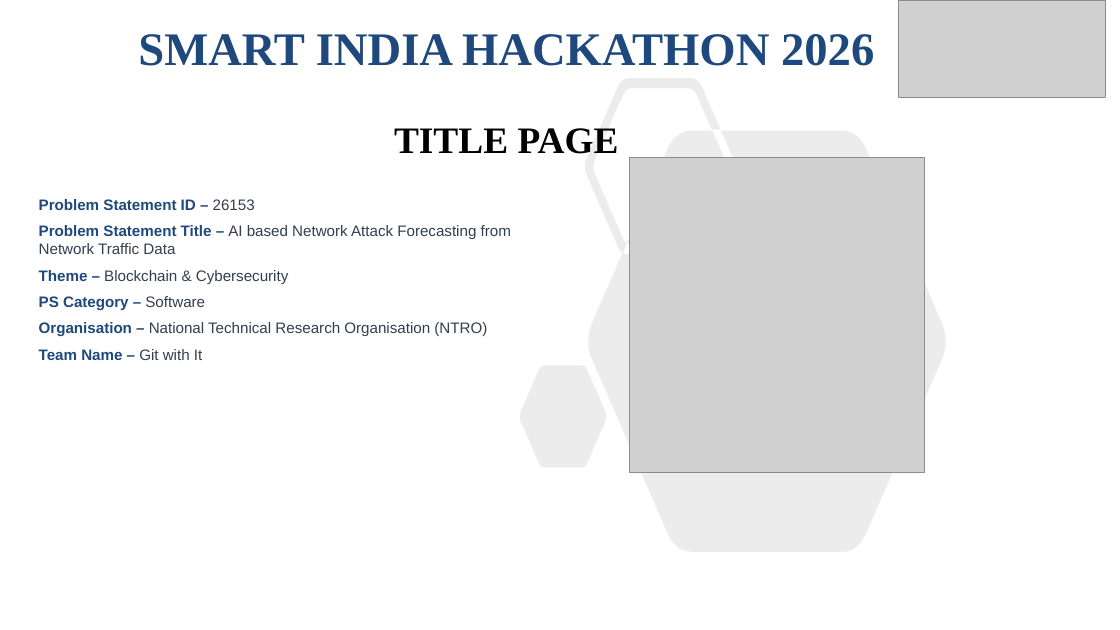
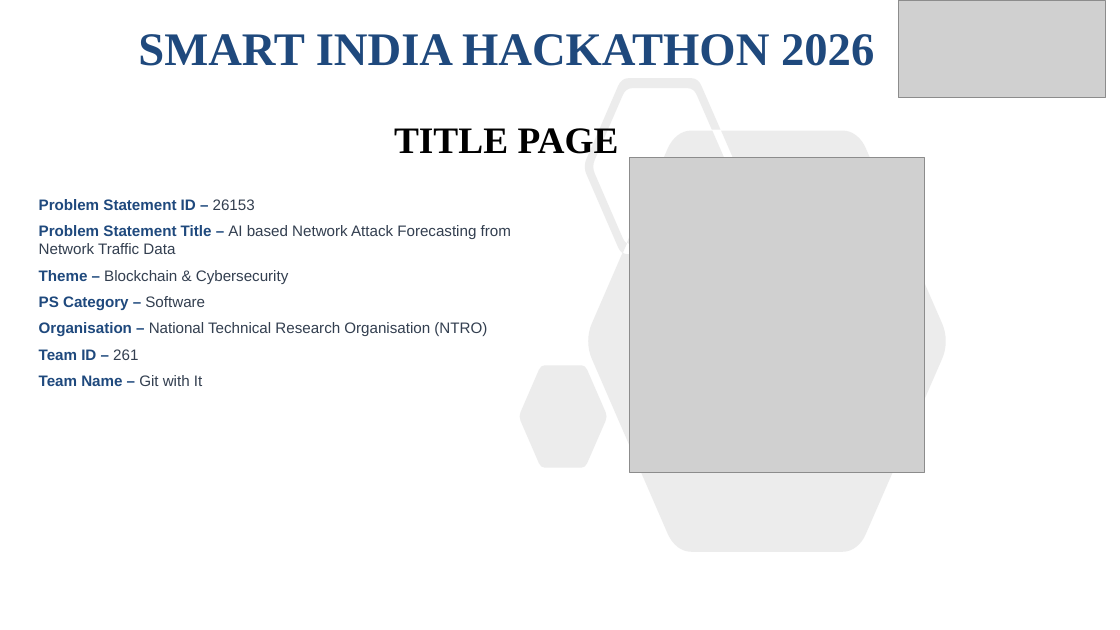
Before and after one commit to HowSuyash/AttackForecast, a slide deck: slide 1 of SIH2026_PS26153_Presentation.pptx. Drawn at 1120x630 pixels with LibreOffice and Linux fonts; fonts in the diff are those of the drawing; grey boxes stand for pictures. Boxes give left, top, right and bottom in pixels: in the first picture for what was removed or moved away, otherwise in the second. Text is boxed around its words. In the diff, an @@ line names an element or a change of style, - is before the commit and + after.

Commit message:
Put team ID 261 on the title slide
Assigned today, so it becomes the default rather than a flag someone has
to remember on the morning of the presentation. Bounds, text fit and
caption overlap all still clean with the extra line on slide 1.

```diff
--- a/SIH2026_PS26153_Presentation.pptx
+++ b/SIH2026_PS26153_Presentation.pptx
@@ text at [39, 349, 138, 360]: paragraph added @@
+Team ID – 261
```
Also in this commit, not shown: 1 other file.
